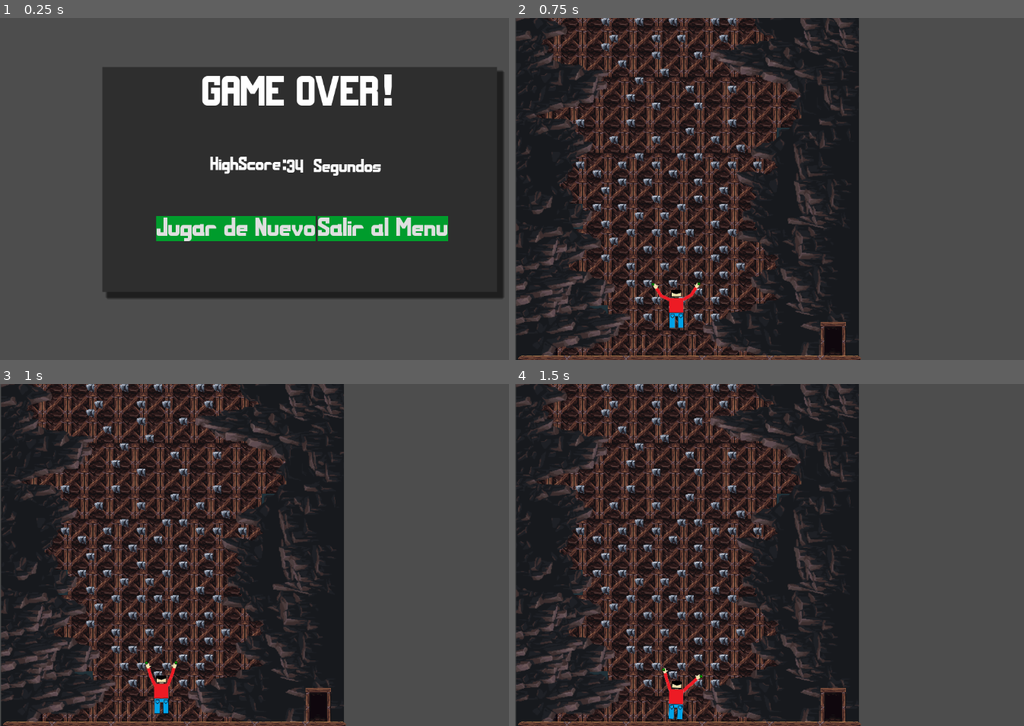
Above: before the commit, frames 1-4 (two rows, left to right).
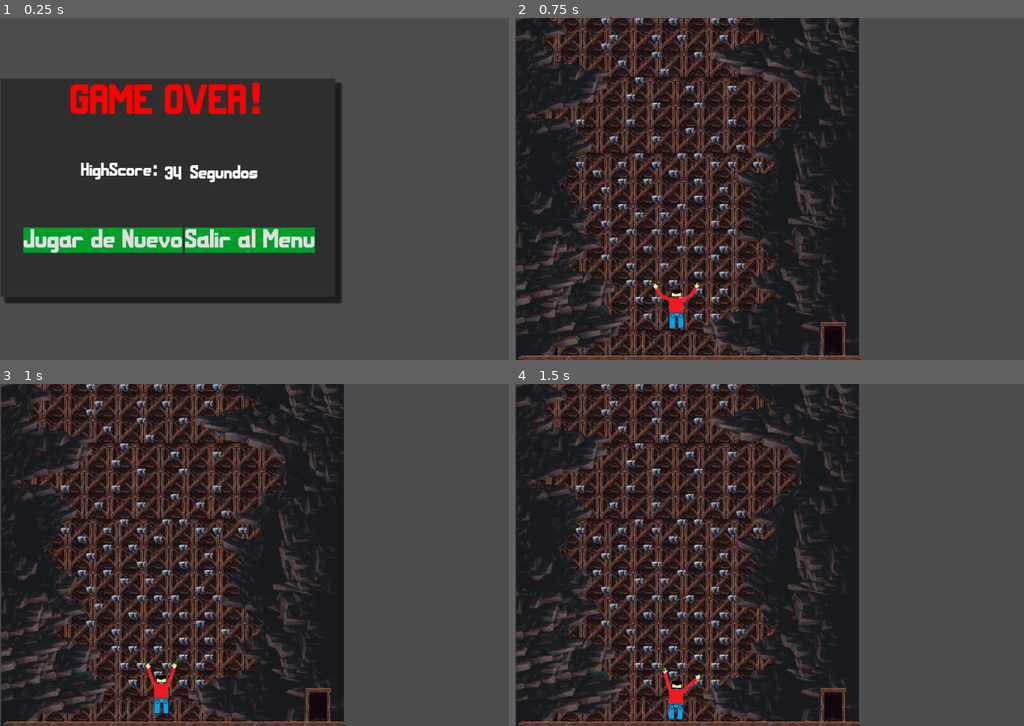
Above: after the commit, the same moments.

Repository: Detmermedina/climbingPepe
Game: Godot game, scene res://paneles/panel_gameover/game_over_menu.tscn
Two runs of this game, one before a commit and one after it. Both use one fixed random seed, a clock stepped at 60 frames per second and the inputs below. This scene is started directly instead of the project's main scene. The engine's default icon, where the game draws it, is replaced by a stand-in: a white triangle on a blue panel in a dark square.
Inputs:
- Up to frame 1 (0.25 s): no input
- Up to frame 2 (0.75 s): click "Jugar de Nuevo" at 0.5 s
- Up to frame 3 (1 s): no input
- Up to frame 4 (1.5 s): hold Right (move_right_der) from 1.28 s (still down); hold / (agarrar_der) from 1.28 s (still down)

The runs differ from the first frame. In frame 1, 45% of the frame differs, in the area x 0-99%, y 14-84%; in frame 2, nothing differs; in frame 3, nothing differs; in frame 4, nothing differs.

Commit message:
cambio de tamaño ventana

Diff:
--- /dev/null
+++ b/mapa/nivel1/nivel_1.gd
@@ -0,0 +1,14 @@
+extends Node2D
+
+
+# Called when the node enters the scene tree for the first time.
+func _ready() -> void:
+	pass # Replace with function body.
+	# Establecer el tamaño de la ventana en el nivel 1
+	get_tree().root.set_size(Vector2(650, 648))
+
+
+
+# Called every frame. 'delta' is the elapsed time since the previous frame.
+func _process(delta: float) -> void:
+	pass
--- a/paneles/panel_gameover/game_over_menu.tscn
+++ b/paneles/panel_gameover/game_over_menu.tscn
@@ -23,10 +23,10 @@
 [node name="PanelDerrota" type="CanvasLayer"]
 
 [node name="GameOverPanel" type="Panel" parent="."]
-offset_left = 194.0
-offset_top = 93.0
-offset_right = 942.0
-offset_bottom = 519.0
+offset_left = 1.0
+offset_top = 115.0
+offset_right = 635.0
+offset_bottom = 528.0
 theme_override_styles/panel = SubResource("StyleBoxFlat_6wats")
 
 [node name="ResultTable" type="Label" parent="GameOverPanel"]
@@ -42,6 +42,7 @@
 offset_bottom = -114.0
 grow_horizontal = 2
 grow_vertical = 2
+theme_override_colors/font_color = Color(1, 0, 0, 1)
 theme_override_fonts/font = ExtResource("2_a6r0j")
 theme_override_font_sizes/font_size = 80
 theme_override_styles/normal = SubResource("StyleBoxFlat_7s7hr")
@@ -51,20 +52,20 @@
 
 [node name="Valor" type="Label" parent="GameOverPanel"]
 layout_mode = 0
-offset_left = 349.0
-offset_top = 173.0
-offset_right = 399.0
-offset_bottom = 207.0
+offset_left = 311.0
+offset_top = 164.0
+offset_right = 361.0
+offset_bottom = 198.0
 theme_override_fonts/font = ExtResource("2_a6r0j")
 theme_override_font_sizes/font_size = 35
 text = "34"
 
 [node name="HighScore" type="Label" parent="GameOverPanel"]
 layout_mode = 0
-offset_left = 204.0
-offset_top = 162.0
-offset_right = 347.0
-offset_bottom = 209.0
+offset_left = 152.0
+offset_top = 151.0
+offset_right = 295.0
+offset_bottom = 198.0
 theme_override_fonts/font = ExtResource("2_a6r0j")
 theme_override_font_sizes/font_size = 35
 text = "HighScore:"
@@ -75,7 +76,7 @@
 anchor_right = 0.14
 offset_left = 1.0
 offset_top = 282.0
-offset_right = 652.0
+offset_right = 550.28
 offset_bottom = 330.0
 grow_vertical = 0
 alignment = 1
@@ -103,10 +104,10 @@
 
 [node name="s" type="Label" parent="GameOverPanel"]
 layout_mode = 0
-offset_left = 400.0
-offset_top = 172.0
-offset_right = 528.0
-offset_bottom = 206.0
+offset_left = 359.0
+offset_top = 162.0
+offset_right = 487.0
+offset_bottom = 196.0
 theme_override_fonts/font = ExtResource("2_a6r0j")
 theme_override_font_sizes/font_size = 35
 text = "Segundos"
--- a/paneles/panel_menuprincipal/menu_principal.gd
+++ b/paneles/panel_menuprincipal/menu_principal.gd
@@ -4,6 +4,7 @@
 # Called when the node enters the scene tree for the first time.
 func _ready() -> void:
 	pass # Replace with function body.
+	get_tree().root.set_size(Vector2(1150, 600))
 
 
 # Called every frame. 'delta' is the elapsed time since the previous frame.
--- a/paneles/panel_victoria/panel_victoria.tscn
+++ b/paneles/panel_victoria/panel_victoria.tscn
@@ -23,10 +23,9 @@
 [node name="PanelVictoria" type="CanvasLayer"]
 
 [node name="GameOverPanel" type="Panel" parent="."]
-offset_left = 196.0
-offset_top = 85.0
-offset_right = 944.0
-offset_bottom = 511.0
+offset_top = 112.0
+offset_right = 634.0
+offset_bottom = 538.0
 theme_override_styles/panel = SubResource("StyleBoxFlat_6wats")
 
 [node name="Victoria" type="Label" parent="GameOverPanel"]
@@ -55,7 +54,7 @@
 anchor_right = 0.14
 offset_left = -1.0
 offset_top = 343.0
-offset_right = 650.0
+offset_right = 560.0
 offset_bottom = 391.0
 grow_vertical = 0
 alignment = 1
@@ -80,61 +79,59 @@
 script = ExtResource("2_1bgh3")
 
 [node name="Segundos" type="Label" parent="."]
-offset_left = 285.0
-offset_top = 228.0
-offset_right = 809.0
-offset_bottom = 275.0
+offset_left = 52.0
+offset_top = 256.0
+offset_right = 576.0
+offset_bottom = 303.0
 theme_override_fonts/font = ExtResource("1_gvbuy")
 theme_override_font_sizes/font_size = 35
 text = "Has completado el nivel en: "
 
 [node name="HighScore" type="Label" parent="."]
-offset_left = 287.0
-offset_top = 292.0
-offset_right = 430.0
-offset_bottom = 339.0
+offset_left = 91.0
+offset_top = 319.0
+offset_right = 234.0
+offset_bottom = 366.0
 theme_override_fonts/font = ExtResource("1_gvbuy")
 theme_override_font_sizes/font_size = 35
 text = "HighScore:"
 
 [node name="Valor" type="Label" parent="."]
-offset_left = 655.0
-offset_top = 240.0
-offset_right = 705.0
-offset_bottom = 274.0
-theme_override_fonts/font = ExtResource("1_gvbuy")
-theme_override_font_sizes/font_size = 35
-text = "34"
-
-[node name="Valor" type="Label" parent="Valor"]
-layout_mode = 0
-offset_left = -217.0
-offset_top = 63.0
-offset_right = -167.0
-offset_bottom = 97.0
+offset_left = 435.0
+offset_top = 271.0
+offset_right = 485.0
+offset_bottom = 305.0
 theme_override_fonts/font = ExtResource("1_gvbuy")
 theme_override_font_sizes/font_size = 35
 text = "34"
 
 [node name="s" type="Label" parent="."]
-offset_left = 701.0
-offset_top = 240.0
-offset_right = 829.0
-offset_bottom = 274.0
+offset_left = 478.0
+offset_top = 270.0
+offset_right = 606.0
+offset_bottom = 304.0
 theme_override_fonts/font = ExtResource("1_gvbuy")
 theme_override_font_sizes/font_size = 35
 text = "Segundos"
 
-[node name="s" type="Label" parent="s"]
-layout_mode = 0
-offset_left = -223.0
-offset_top = 62.0
-offset_right = -95.0
-offset_bottom = 96.0
+[node name="HighScoreSeg" type="Label" parent="."]
+offset_left = 294.0
+offset_top = 328.0
+offset_right = 429.0
+offset_bottom = 366.0
 theme_override_fonts/font = ExtResource("1_gvbuy")
 theme_override_font_sizes/font_size = 35
 text = "Segundos"
 
+[node name="HighScoreNumSeg" type="Label" parent="."]
+offset_left = 249.0
+offset_top = 333.0
+offset_right = 286.0
+offset_bottom = 366.0
+theme_override_fonts/font = ExtResource("1_gvbuy")
+theme_override_font_sizes/font_size = 34
+text = "34"
+
 [connection signal="pressed" from="GameOverPanel/HBoxContainer/BotonJugarDeNuevo" to="GameOverPanel/HBoxContainer/BotonSalirMenu" method="_on_boton_jugar_de_nuevo_pressed"]
+[connection signal="pressed" from="GameOverPanel/HBoxContainer/BotonSalirMenu" to="GameOverPanel/HBoxContainer/BotonSalirMenu" method="_on_pressed_menu"]
 [connection signal="pressed" from="GameOverPanel/HBoxContainer/BotonSalirMenu" to="GameOverPanel/HBoxContainer/BotonSalirMenu" method="_on_pressed"]
-[connection signal="pressed" from="GameOverPanel/HBoxContainer/BotonSalirMenu" to="GameOverPanel/HBoxContainer/BotonSalirMenu" method="_on_pressed_menu"]
Not shown: 1 places in paneles/panel_gameover/game_over_menu.tscn that only renumber resources
Not shown: 1 places in paneles/panel_menuprincipal/menu_principal.tscn that only renumber resources
